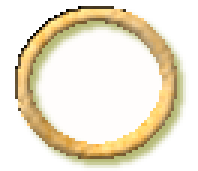
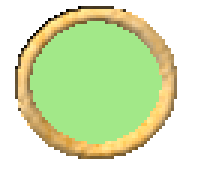
Two versions of the same layered image (198x171). Layer-by-layer changes:
hid "glow" over (x1=15, y1=6, x2=189, y2=171)
hid "Calque #22" over (x1=24, y1=12, x2=171, y2=147)
showed "Calque #12" over (x1=24, y1=12, x2=171, y2=147)
hid "Calque" over (x1=24, y1=12, x2=171, y2=147)
